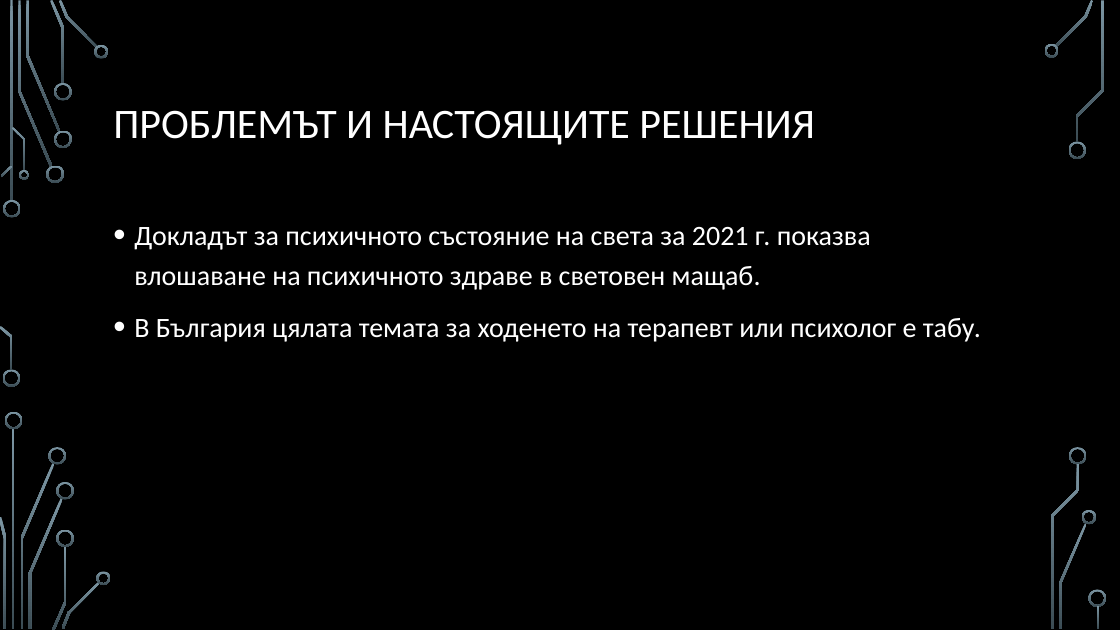
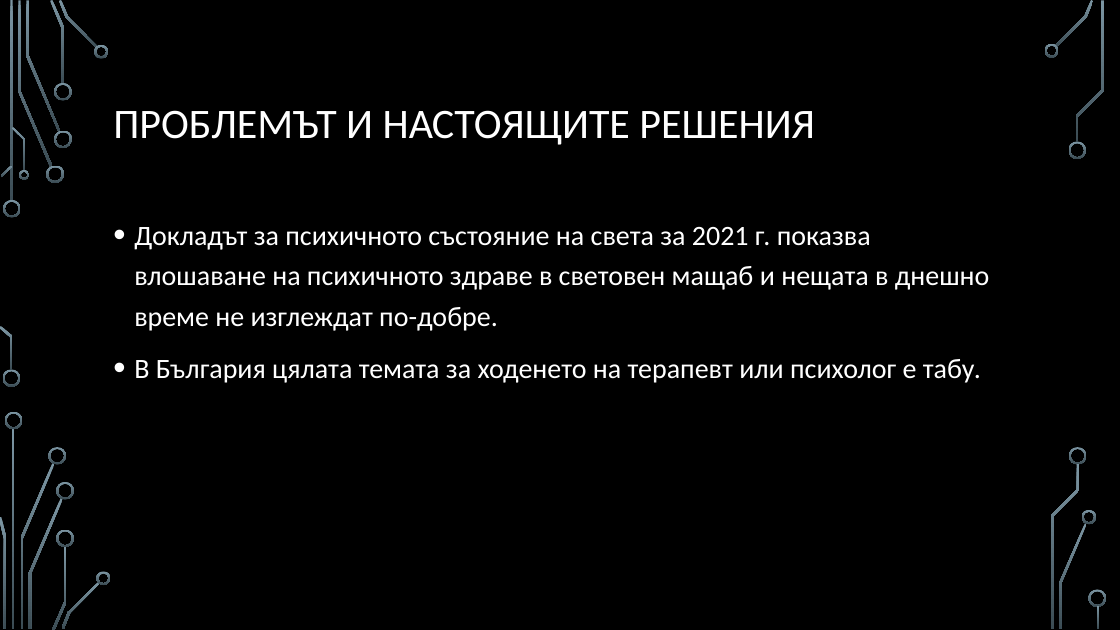
Before and after one commit to VIKIPLAYBG/5-chasa-syn---Hack-TUES_11, a slide deck: slide 2 of Guardian_Angel_presentation.pptx. Drawn at 1120x630 pixels with LibreOffice and Linux fonts; fonts in the diff are those of the drawing; background and template pictures are left out. Boxes give left, top, right and bottom in pixels: in the first picture for what was removed or moved away, otherwise in the second. Text is boxed around its words. In the diff, an @@ line names an element or a change of style, - is before the commit and + after.

```diff
--- a/Guardian_Angel_presentation.pptx
+++ b/Guardian_Angel_presentation.pptx
@@ text at (134,227,990,331): text changed @@
-• Докладът за психичното състояние на света за 2021 г. показва влошаване на психичното здраве в световен мащаб.
+• Докладът за психичното състояние на света за 2021 г. показва влошаване на психичното здраве в световен мащаб и нещата в днешно време не изглеждат по-добре.
```
Also in this commit, not shown: 1 other slide changed.
